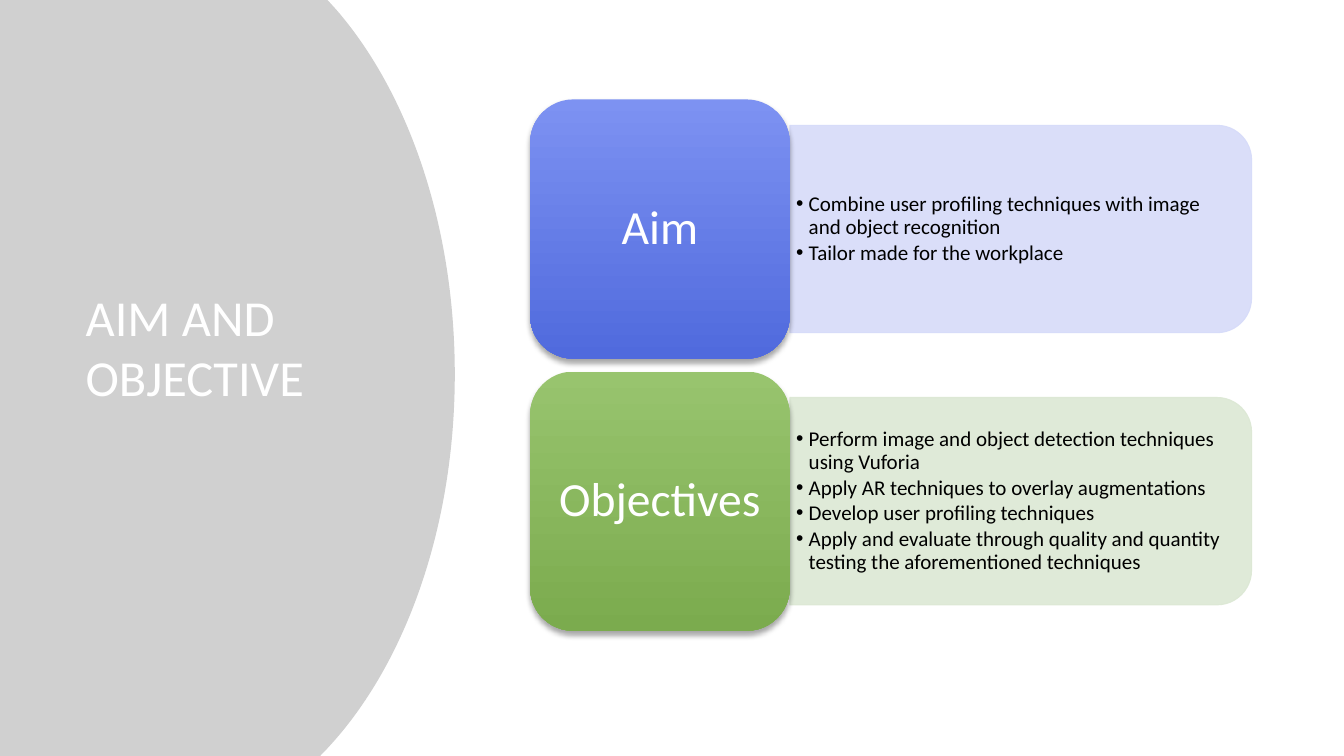
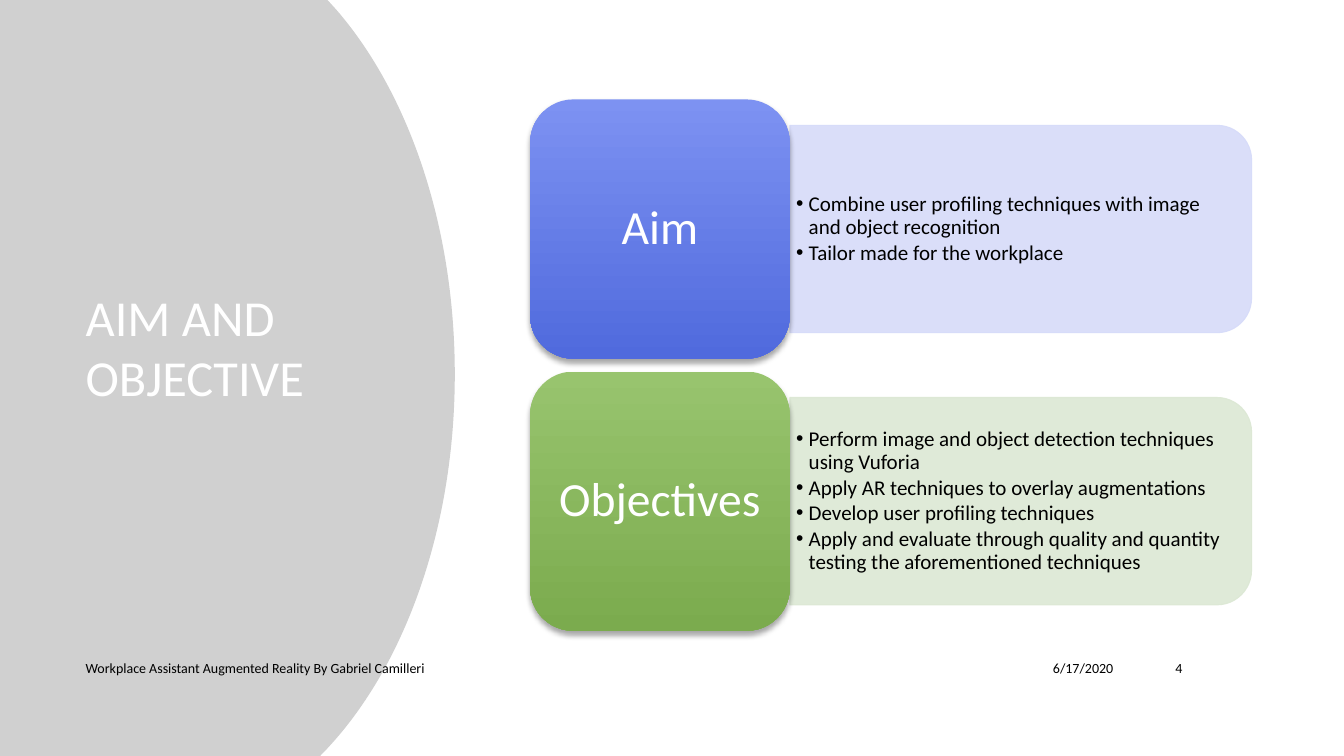
Before and after one commit to Gabbu98/FYPWAAR, a slide deck: slide 4 of viva/Workplace_Assistant_Augmented_Reality.pptx. Drawn at 1344x756 pixels with LibreOffice and Linux fonts; fonts in the diff are those of the drawing; grey boxes stand for pictures; background and template pictures are left out. Boxes give left, top, right and bottom in pixels: in the first picture for what was removed or moved away, otherwise in the second. Text is boxed around its words. In the diff, an @@ line names an element or a change of style, - is before the commit and + after.

```diff
--- a/viva/Workplace_Assistant_Augmented_Reality.pptx
+++ b/viva/Workplace_Assistant_Augmented_Reality.pptx
@@ text added at (x1=86, y1=661, x2=425, y2=677), 10 pt, text #000000 @@
+Workplace Assistant Augmented Reality By Gabriel Camilleri
@@ text added at (x1=1053, y1=663, x2=1113, y2=674), 10 pt, text #000000 @@
+6/17/2020
@@ page number added at (x1=1175, y1=664, x2=1182, y2=673), 10 pt, text #000000 @@
+4
```
Also in this commit, not shown: 15 other slides changed, 1 other file.
